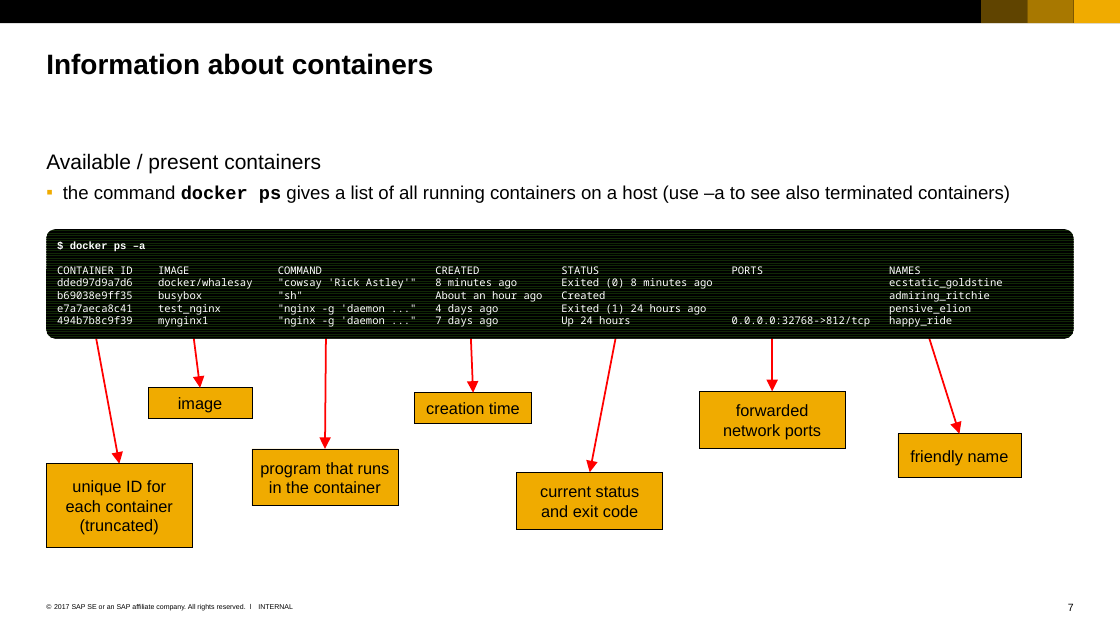
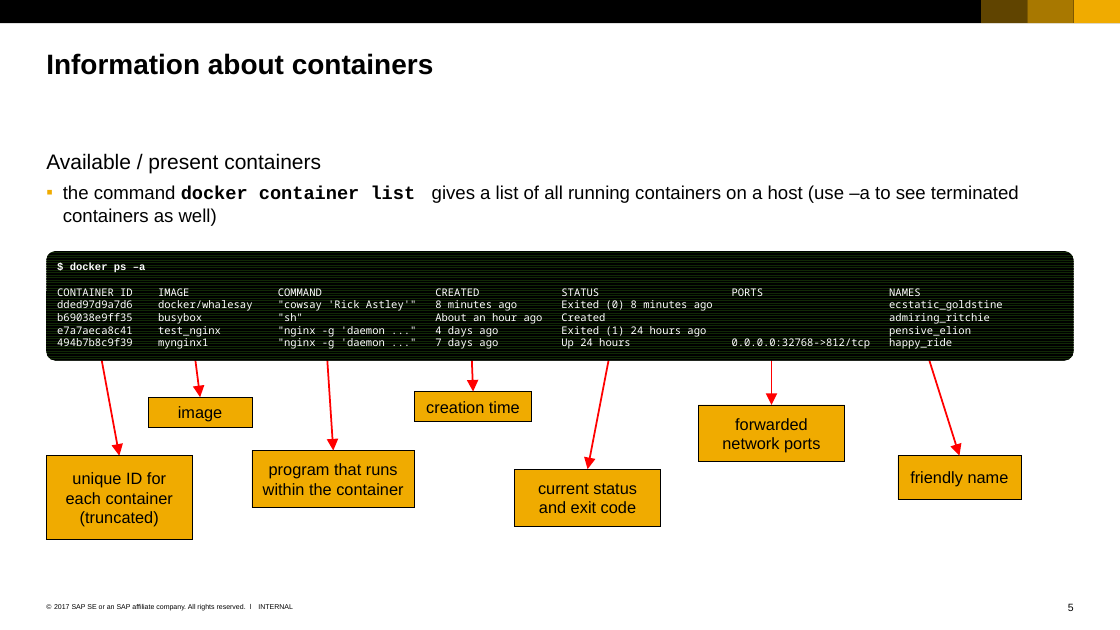
Before and after one commit to cuijiyao01/docker-k8s-training, a slide deck: slide 5 of docker/03_Working_with_containers.pptx (slide 7 before the commit). Drawn at 1120x630 pixels with LibreOffice and Linux fonts; fonts in the diff are those of the drawing. Boxes give left, top, right and bottom in pixels: in the first picture for what was removed or moved away, otherwise in the second. Text is boxed around its words. In the diff, an @@ line names an element or a change of style, - is before the commit and + after.

Commit message:
Some polishing of the Docker slides.

```diff
--- a/docker/03_Working_with_containers.pptx
+++ b/docker/03_Working_with_containers.pptx
@@ text at (x1=63, y1=185, x2=1019, y2=226): text changed @@
-  ▪ the command docker ps gives a list of all running containers on a host (use –a to see also terminated containers)
+  ▪ the command docker container list gives a list of all running containers on a host (use –a to see terminated containers as well)
@@ arrow moved from (97, 338) - (119, 463) to (97, 331) - (119, 455) @@
@@ arrow moved from (193, 334) - (200, 388) to (193, 344) - (200, 397) @@
@@ arrow moved from (326, 338) - (325, 448) to (326, 339) - (333, 450) @@
@@ arrow moved from (772, 332) - (772, 391) to (772, 346) - (772, 405) @@
@@ 1 rectangle, 1 rounded rectangle, 1 arrow moved together from (x1=46, y1=229, x2=1073, y2=477) to (x1=46, y1=251, x2=1073, y2=499) @@
@@ rectangle "image" moved from (x1=149, y1=388, x2=252, y2=418) to (x1=149, y1=397, x2=252, y2=427) @@
@@ rectangle "forwarded network ports" moved from (x1=699, y1=391, x2=845, y2=448) to (x1=699, y1=405, x2=845, y2=462) @@
@@ rectangle "unique ID for each container ..." moved from (x1=46, y1=463, x2=192, y2=547) to (x1=46, y1=455, x2=192, y2=539) @@
@@ rectangle "program that runs within the ..." resized from (x1=252, y1=448, x2=398, y2=505) to (x1=252, y1=450, x2=415, y2=507) @@
@@ text in rectangle at (x1=263, y1=463, x2=403, y2=495): text changed @@
-program that runs in the container
+program that runs within the container
@@ page number at (x1=1068, y1=603, x2=1074, y2=611): text changed @@
-7
+5
```
Also in this commit, not shown: 5 other slides changed, 2 slides removed, 3 other files.
